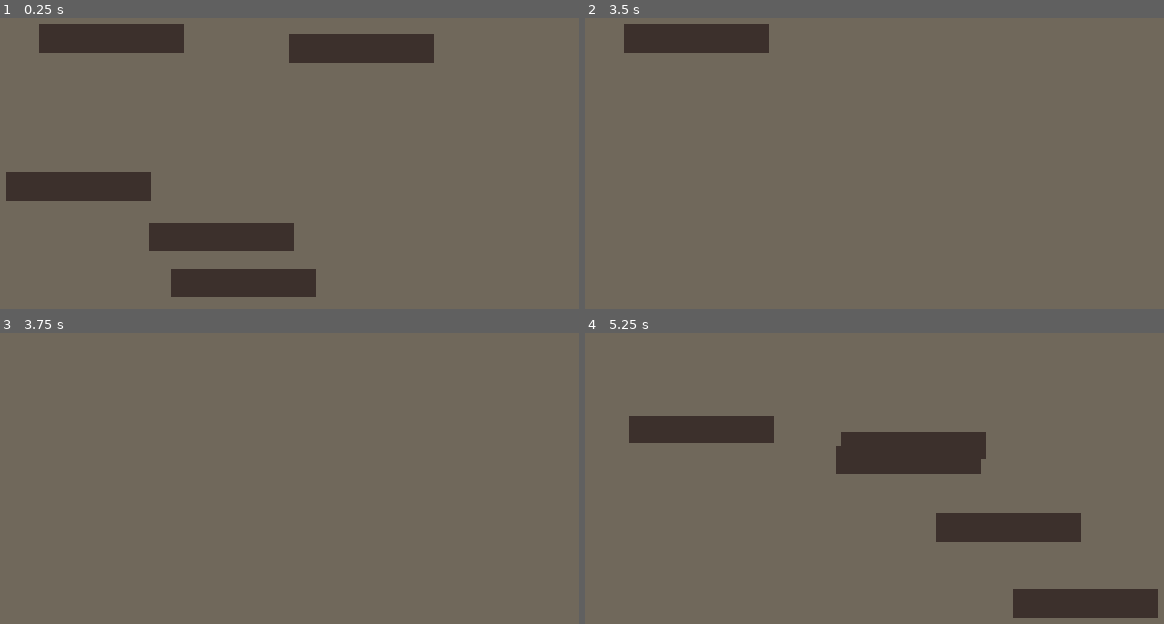
Above: before the commit, frames 1-4 (two rows, left to right).
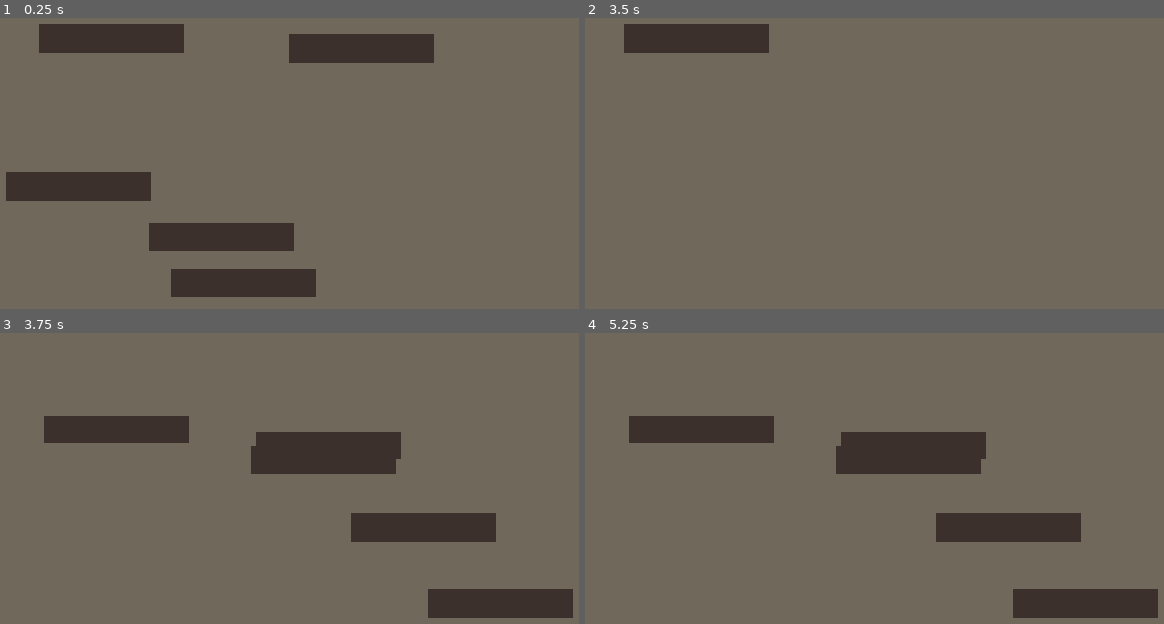
Above: after the commit, the same moments.

Repository: EthanPlant/LD56
Game: Godot game, scene res://scenes/main.tscn
The game is run twice, just before and just after one commit, with the same random seed, the same clock (stepped at 60 frames per second) and the same inputs.
Inputs (mouse positions are in pixels of both pictures, inside the frame that each line leads up to):
- Up to frame 1 (0.25 s): no input
- Up to frame 2 (3.5 s): tap Enter (ui_accept) at 0.5, 0.77, 0.8, 1.07, 1.25, 1.35, 1.52, 1.82, 2, 2.3, 2.75, 3.02, 3.32 s; move the mouse to (805, 236) at 0.52 s; hold Right (ui_right) 0.53-1.28 s; tap S (move_wand, bound only after the commit) at 0.6, 1.55, 2.85 s; click (805, 236) at 0.67 s; move the mouse to (828, 282) at 1.27 s; hold Left (ui_left) 1.28-2.03 s; click (828, 282) at 1.42 s; move the mouse to (666, 186) at 2.02 s; hold Right (ui_right) from 2.03 s (still down); click (666, 186) at 2.1 s; move the mouse to (943, 47) at 2.77 s; click (943, 47) at 2.92 s
- Up to frame 3 (3.75 s): tap Enter (ui_accept) at 3.5 s; move the mouse to (110, 353) at 3.52 s; release Right (ui_right) at 3.53 s; hold Left (ui_left) from 3.53 s (still down); tap S (move_wand, bound only after the commit) at 3.6 s; click (110, 353) at 3.67 s
- Up to frame 4 (5.25 s): keep holding Left (ui_left); tap Enter (ui_accept) at 3.77, 3.8, 4.07, 4.25, 4.35, 4.52, 4.82 s; move the mouse to (695, 431) at 4.27 s; tap S (move_wand, bound only after the commit) at 4.55 s; move the mouse to (978, 498) at 5.02 s; click (978, 498) at 5.1 s

Frames 1-2 are identical in both runs. In frame 3, 11% of the frame differs, in the area x 7-99%, y 28-98%; in frame 4, nothing differs.

Commit message:
Add win conditions for minigames

Diff:
--- a/project.godot
+++ b/project.godot
@@ -46,3 +46,8 @@
 "events": [Object(InputEventMouseButton,"resource_local_to_scene":false,"resource_name":"","device":-1,"window_id":0,"a …(253 unchanged characters)…
 ]
 }
+move_wand={
+"deadzone": 0.5,
+"events": [Object(InputEventKey,"resource_local_to_scene":false,"resource_name":"","device":-1,"window_id":0,"alt_pressed":false,"shift_pressed":false,"ctrl_pressed":false,"meta_pressed":false,"pressed":false,"keycode":0,"physical_keycode":83,"key_label":0,"unicode":115,"location":0,"echo":false,"script":null)
+]
+}
--- a/scenes/minigames/pet_cat/pet_cat.tscn
+++ b/scenes/minigames/pet_cat/pet_cat.tscn
@@ -4,7 +4,7 @@
 
 [node name="PetCat" type="Node2D"]
 script = ExtResource("1_owcr8")
-hand_speed = 300
+threshold = 10.0
 
 [node name="ColorRect" type="ColorRect" parent="."]
 custom_minimum_size = Vector2(640, 360)
--- a/scenes/minigames/play_with/play_with.tscn
+++ b/scenes/minigames/play_with/play_with.tscn
@@ -4,6 +4,7 @@
 
 [node name="PlayWith" type="Node2D"]
 script = ExtResource("1_4m4m6")
+threshold = 10.0
 
 [node name="ColorRect" type="ColorRect" parent="."]
 custom_minimum_size = Vector2(640, 360)
--- a/scripts/minigames/clean_litter/clean_litter.gd
+++ b/scripts/minigames/clean_litter/clean_litter.gd
@@ -16,4 +16,7 @@
         _poop_list.append(poop_instance)
 
 func _on_poop_clicked(poop_name):
-    get_node(NodePath(poop_name)).visible = false
+    var poop = get_node(NodePath(poop_name))
+    if poop.visible:
+        get_node(NodePath(poop_name)).visible = false
+        score += 1
--- a/scripts/minigames/feed_cats/feed_cats.gd
+++ b/scripts/minigames/feed_cats/feed_cats.gd
@@ -15,5 +15,7 @@
 func _spawn_item() -> void:
     var item_scene = preload("res://scenes/minigames/feed_cats/food.tscn")
     var item_instance = item_scene.instantiate()
-    item_instance.position = Vector2(randf() * get_viewport().size.x - 50, 0)
+    print(get_viewport().size.x)
+    item_instance.position = Vector2(randf_range(0, get_viewport().get_visible_rect().size.x - 40), 0)
+    print(item_instance.position)
     add_child(item_instance)
--- a/scripts/minigames/feed_cats/food.gd
+++ b/scripts/minigames/feed_cats/food.gd
@@ -1,6 +1,6 @@
 extends CharacterBody2D
 
-@export var speed = 100
+@export var speed = 300
 
 func _process(delta: float) -> void:
     position.y += speed * delta
@@ -10,4 +10,5 @@
 
 func _on_body_entered(body):
     if body.is_in_group("bowl"):
+        get_parent().score += 1
         queue_free()
--- a/scripts/minigames/minigame.gd
+++ b/scripts/minigames/minigame.gd
@@ -2,11 +2,15 @@
 extends Node2D
 
 signal game_won
+signal game_lost
 
 @export var duration = 5.0
+@export var threshold = 5.0
+var score
 var _timer
 
 func _ready() -> void:
+    score = 0
     _timer = Timer.new()
     _timer.wait_time = duration
     _timer.timeout.connect(_on_timer_timeout)
@@ -14,8 +18,12 @@
     add_child(_timer)
     _timer.start()
 
-func end_game():
-    game_won.emit()
+func _process(_delta: float) -> void:
+    check_score()
+
+func check_score():
+    if score >= threshold:
+        game_won.emit()
 
 func _on_timer_timeout():
-    end_game()
+    game_lost.emit()
--- a/scripts/minigames/minigame_player.gd
+++ b/scripts/minigames/minigame_player.gd
@@ -10,10 +10,15 @@
 	var game = _minigames[randi() % _minigames.size()]
 	var path = "res://scenes/minigames/%s/%s.tscn" % [game, game]
 	var game_scene = load(path).instantiate()
+	assert(game_scene is Minigame)
 	add_child(game_scene)
 	game_scene.game_won.connect(_on_minigame_win)
+	game_scene.game_lost.connect(_on_minigame_loss)
 	_current_game = game_scene
 
 func _on_minigame_win():
 	_current_game.queue_free()
 	_switch_game()
+
+func _on_minigame_loss():
+	get_tree().quit()
--- a/scripts/minigames/pet_cat/pet_cat.gd
+++ b/scripts/minigames/pet_cat/pet_cat.gd
@@ -1,14 +1,17 @@
 extends Minigame
 
-@export var hand_speed = 200
+@export var hand_speed = 2000
 var _hand_dir = 0
 
 func _process(delta: float) -> void:
-    if Input.is_action_pressed("ui_right"):
+    if Input.is_action_just_pressed("ui_right"):
         _hand_dir = 1
-    elif Input.is_action_pressed("ui_left"):
+        score += 1
+    elif Input.is_action_just_pressed("ui_left"):
         _hand_dir = -1
+        score += 1
     else:
         _hand_dir = 0
 
     $Hand.position.x += hand_speed * delta * _hand_dir
+    check_score()
--- a/scripts/minigames/play_with/play_with.gd
+++ b/scripts/minigames/play_with/play_with.gd
@@ -1,19 +1,18 @@
 extends Minigame
 
-@export var wand_speed = 500
-var _score
+@export var wand_speed = 2000
 var _wand_max
 var _wand_min
 
 func _ready() -> void:
     super()
-    _score = 0
     _wand_max = $Wand.position.y - 500
     _wand_min = $Wand.position.y + 500
 
 func _process(delta) -> void:
-    if Input.is_action_just_pressed("ui_accept"):
-        _score += 1
-        var new_y = $Wand.position.y + (wand_speed * delta * (1 if _score % 2 == 0 else -1))
+    if Input.is_action_just_pressed("move_wand"):
+        score += 1
+        var new_y = $Wand.position.y + (wand_speed * delta * (1 if score % 2 == 0 else -1))
         new_y = clamp(new_y, _wand_max, _wand_min)
         $Wand.position.y = new_y
+    check_score()
